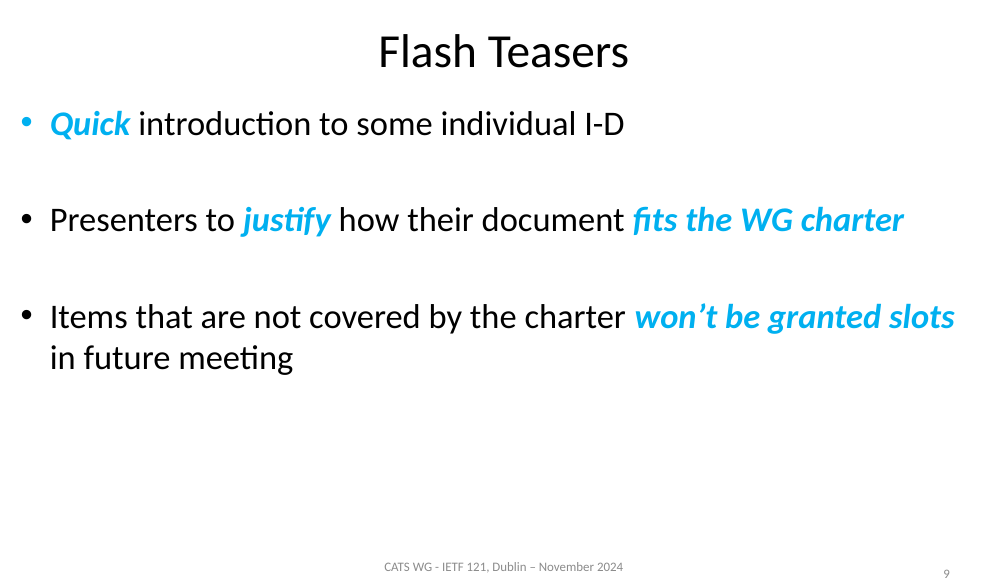
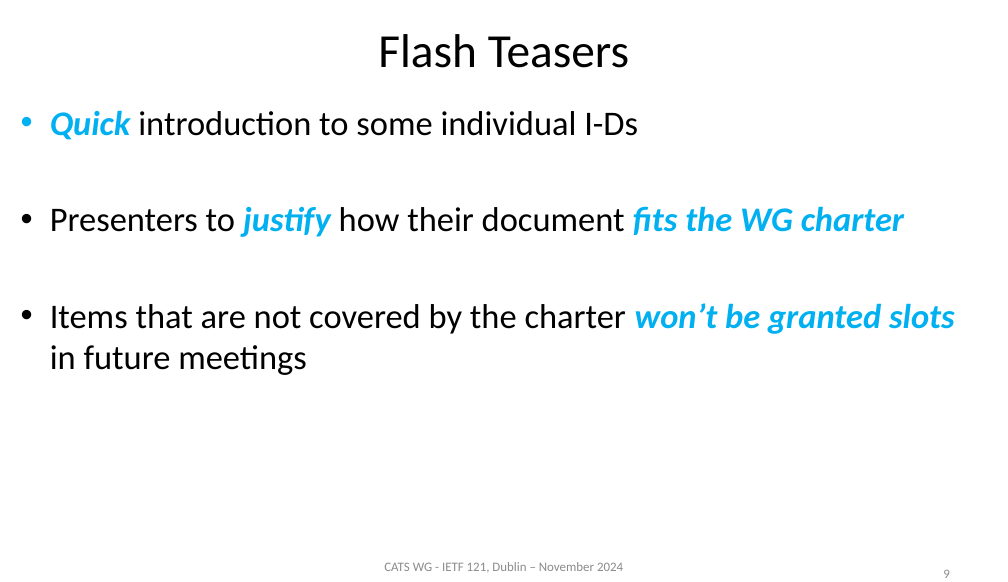
Before and after one commit to ietf-wg-cats/IETF-Meetings, a slide deck: slide 9 of 121/slides-121-cats-01-chairs-slides-03.pptx. Drawn at 1008x582 pixels with LibreOffice and Linux fonts; fonts in the diff are those of the drawing. Boxes give left, top, right and bottom in pixels: in the first picture for what was removed or moved away, otherwise in the second. Text is boxed around its words. In the diff, an @@ line names an element or a change of style, - is before the commit and + after.

```diff
--- a/121/slides-121-cats-01-chairs-slides-03.pptx
+++ b/121/slides-121-cats-01-chairs-slides-03.pptx
@@ text at (50, 110, 638, 140): text changed @@
-• Quick introduction to some individual I-D
+• Quick introduction to some individual I-Ds
@@ text at (50, 303, 955, 375): text changed @@
-• Items that are not covered by the charter won’t be granted slots in future meeting
+• Items that are not covered by the charter won’t be granted slots in future meetings
```
Also in this commit, not shown: 2 other slides changed.
